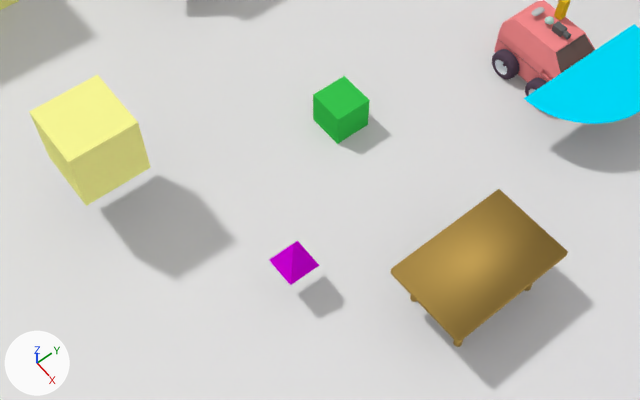
Before and after pictures for a commit that changed the Blender file scenarii/indoors_1/indoor_scene-2.4-semicircle.blend.
The view is the same before and after, from a camera (50 mm lens) standing at (4.37, -7.16, 9.14) and looking at (0.29, -3.97, 1.01). Lighting does not change. The marker at lower left points along +X, +Y and +Z.

In view in the first picture: 'ATRV', 'GreenBox', 'Ground', 'Laser_arc', 'Target_pyramid', 'Wheel.3', 'WoodTable1.001', 'YellowBox.001'.
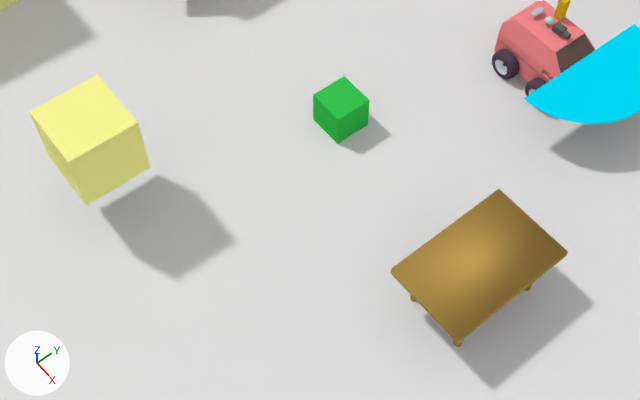
Where the change shows, as pixel boxes (x1, y1, x2, y2) in the pictures (640 x 400 px):
'Target_pyramid', hidden (pink)
    before: (269, 241, 319, 285)

The edits, one by one:
Object 'Target_pyramid' (ob_target_pyramid) is now hidden.
